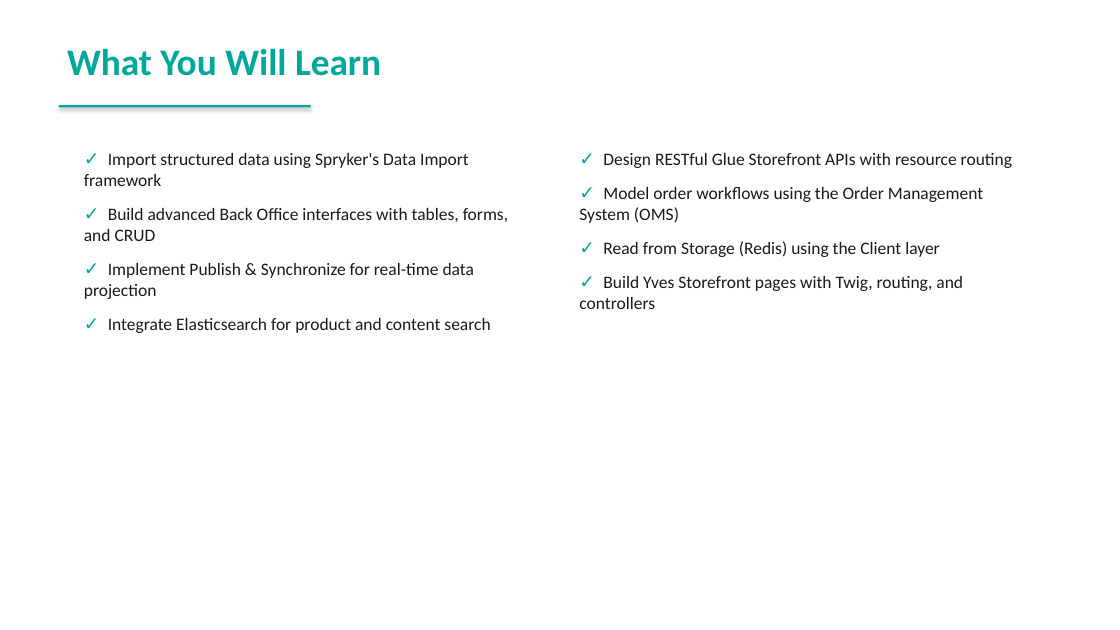
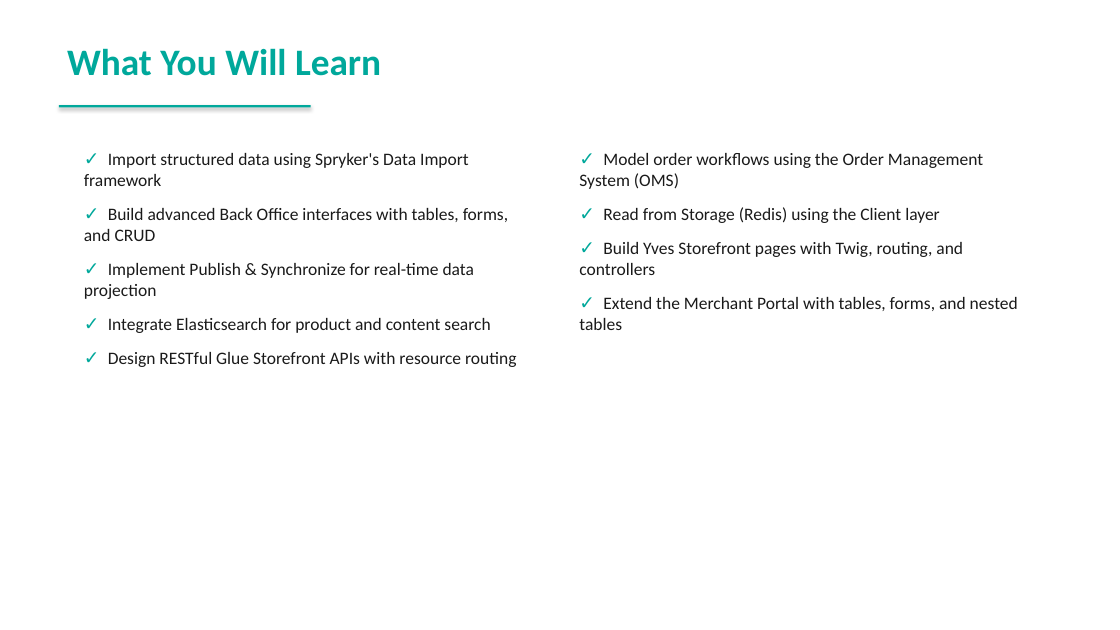
Before and after one commit to spryker-academy/instructor-exercises, a slide deck: slide 2 of guides-pptx/spryker-academy-professional.pptx. Drawn at 1120x630 pixels with LibreOffice and Linux fonts; fonts in the diff are those of the drawing. Boxes give left, top, right and bottom in pixels: in the first picture for what was removed or moved away, otherwise in the second. Text is boxed around its words. In the diff, an @@ line names an element or a change of style, - is before the commit and + after.

```diff
--- a/guides-pptx/spryker-academy-professional.pptx
+++ b/guides-pptx/spryker-academy-professional.pptx
@@ text at bbox=[603, 153, 1012, 168]: paragraph removed @@
-✓ Design RESTful Glue Storefront APIs with resource routing
@@ text at bbox=[579, 297, 1018, 330]: paragraph added @@
+✓ Extend the Merchant Portal with tables, forms, and nested tables
@@ text at bbox=[108, 352, 516, 367]: paragraph added @@
+✓ Design RESTful Glue Storefront APIs with resource routing
```
Also in this commit, not shown: 1 other slide changed, 46 slides added, 14 other files.
